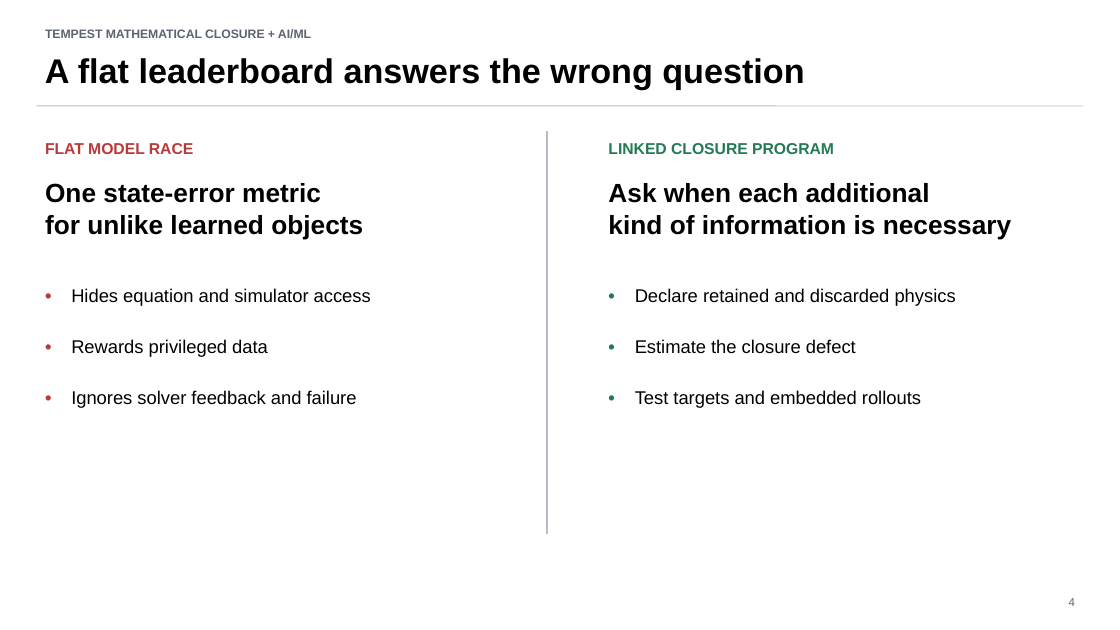
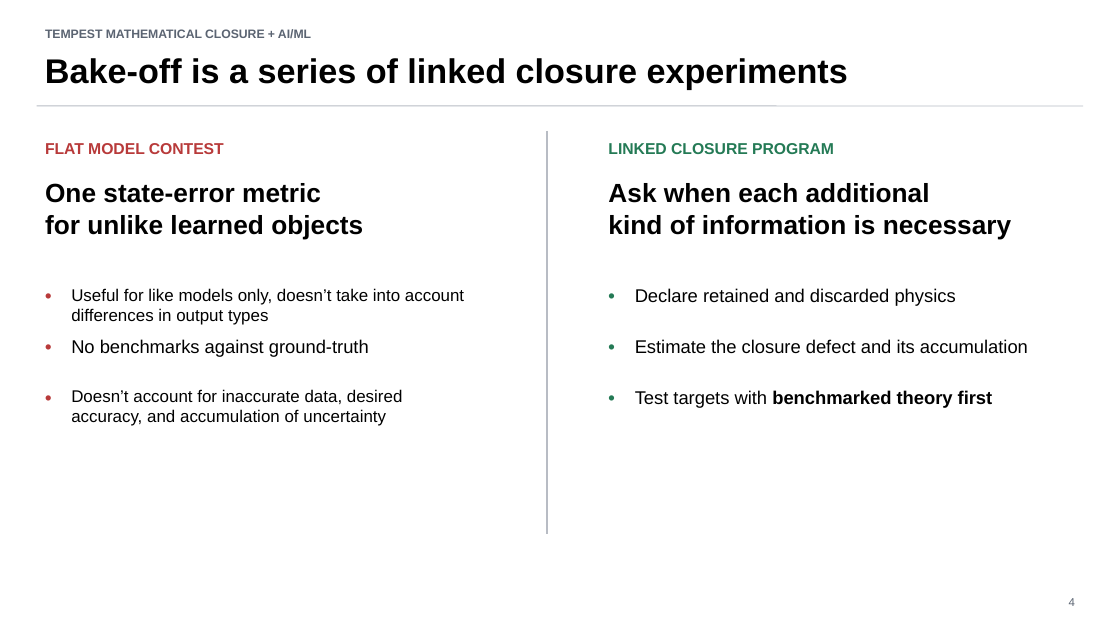
Before and after one commit to annacgilbert/TEMPEST-model-bake-off, a slide deck: slide 4 of docs/presentations/TEMPEST_closure_models_full_talk.pptx. Drawn at 1120x630 pixels with LibreOffice and Linux fonts; fonts in the diff are those of the drawing. Boxes give left, top, right and bottom in pixels: in the first picture for what was removed or moved away, otherwise in the second. Text is boxed around its words. In the diff, an @@ line names an element or a change of style, - is before the commit and + after.

Commit message:
Update closure documentation and presentation

```diff
--- a/docs/presentations/TEMPEST_closure_models_full_talk.pptx
+++ b/docs/presentations/TEMPEST_closure_models_full_talk.pptx
@@ text at <box>45,58,848,90</box>: text changed @@
-A flat leaderboard answers the wrong question
+Bake-off is a series of linked closure experiments
@@ text at <box>45,143,224,154</box>: text changed @@
-FLAT MODEL RACE
+FLAT MODEL CONTEST
@@ text at <box>71,288,464,325</box>: text changed; size 15.8 to 14.6 pt @@
-Hides equation and simulator access
+Useful for like models only, doesn’t take into account differences in output types
@@ text at <box>71,339,369,357</box>: text changed @@
-Rewards privileged data
+No benchmarks against ground-truth
@@ text at <box>635,339,1028,353</box>: text changed @@
-Estimate the closure defect
+Estimate the closure defect and its accumulation
@@ text at <box>71,389,403,426</box>: text changed; size 15.8 to 14.6 pt @@
-Ignores solver feedback and failure
+Doesn’t account for inaccurate data, desired accuracy, and accumulation of uncertainty
@@ text at <box>635,390,993,408</box>: text changed; bold on @@
-Test targets and embedded rollouts
+Test targets with benchmarked theory first
```
Also in this commit, not shown: 18 other slides changed, 1 slide added, 3 slides removed, 6 other files.
